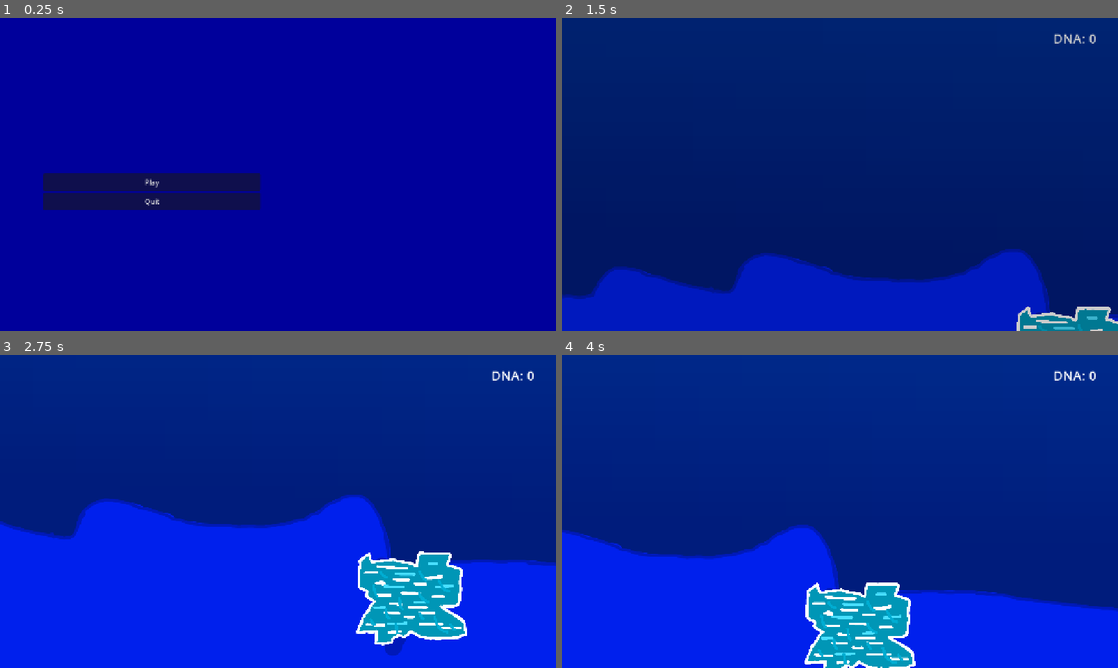
Above: before the commit, frames 1-4 (two rows, left to right).
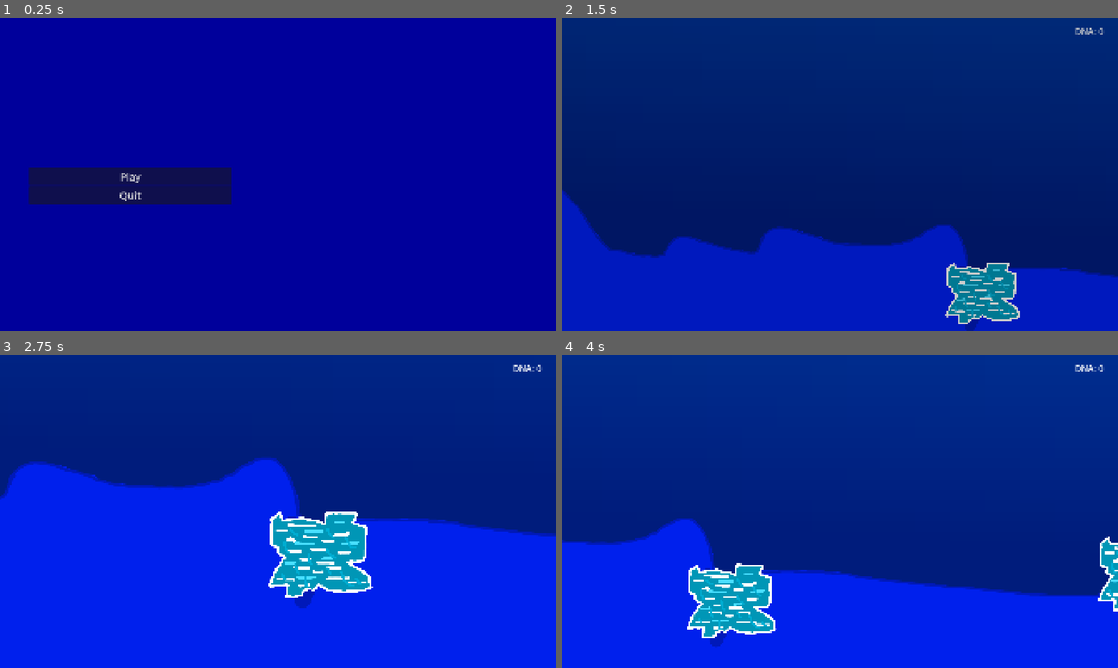
Above: after the commit, the same moments.

Repository: Lucasc0-Git/fishstem
Game: Godot game, scene res://scenes/ui/start_scene.tscn
The game is run twice, just before and just after one commit, with the same random seed, the same clock (stepped at 60 frames per second) and the same inputs.
Inputs (mouse positions are in pixels of both pictures, inside the frame that each line leads up to):
- Up to frame 1 (0.25 s): no input
- Up to frame 2 (1.5 s): click "Play" at 0.5 s; move the mouse to (962, 158) at 1.27 s; hold D (move_right) from 1.28 s (still down); hold Mouse wheel down (unzoom) from 1.28 s (still down); click (962, 158) at 1.42 s
- Up to frame 3 (2.75 s): tap Mouse wheel up (zoom) at 1.55, 2.1 s; move the mouse to (166, 527) at 2.02 s; release D (move_right) at 2.03 s; release Mouse wheel down (unzoom) at 2.03 s; hold S (move_down) from 2.03 s (still down); click (166, 527) at 2.3 s
- Up to frame 4 (4 s): move the mouse to (895, 442) at 2.77 s; release S (move_down) at 2.78 s; press the mouse at (895, 442) at 2.78 s; hold D (move_right) 2.78-3.53 s; tap Mouse wheel down (unzoom) at 3.05, 3.6 s; move the mouse to (812, 574) at 3.52 s; release the mouse at (812, 574) at 3.53 s; hold W (move_up) from 3.53 s (still down); click (812, 574) at 3.67 s; tap Mouse wheel up (zoom) at 3.8 s

The runs differ from the first frame. In frame 1, 2.5% of the frame differs, in the area x 5-47%, y 47-62%; in frame 2, 15%; in frame 3, 21%, in the area x 0-100%, y 3-96%; in frame 4, 14%.

Commit message:
Changed resolution to full HD

Diff:
--- a/project.godot
+++ b/project.godot
@@ -26,8 +26,8 @@
 
 [display]
 
-window/size/viewport_width=1280
-window/size/viewport_height=720
+window/size/viewport_width=1920
+window/size/viewport_height=1080
 window/stretch/mode="canvas_items"
 window/stretch/aspect="expand"
 
@@ -87,6 +87,11 @@
 "events": [Object(InputEventMouseButton,"resource_local_to_scene":false,"resource_name":"","device":-1,"window_id":0,"a …(259 unchanged characters)…
 ]
 }
+interact={
+"deadzone": 0.2,
+"events": [Object(InputEventMouseButton,"resource_local_to_scene":false,"resource_name":"","device":-1,"window_id":0,"alt_pressed":false,"shift_pressed":false,"ctrl_pressed":false,"meta_pressed":false,"button_mask":1,"position":Vector2(125, 19),"global_position":Vector2(134, 67),"factor":1.0,"button_index":1,"canceled":false,"pressed":true,"double_click":false,"script":null)
+]
+}
 
 [physics]
 
--- a/scenes/objects/GameObject.tscn
+++ b/scenes/objects/GameObject.tscn
@@ -10,3 +10,9 @@
 autoplay = "default"
 
 [node name="CollisionShape2D" type="CollisionShape2D" parent="." unique_id=2144402430]
+
+[node name="ClickArea" type="Area2D" parent="." unique_id=1910408838]
+
+[node name="CollisionShape2D" type="CollisionShape2D" parent="ClickArea" unique_id=1945367427]
+
+[connection signal="input_event" from="ClickArea" to="." method="_on_click_area_input_event"]
--- a/scenes/objects/ice.tscn
+++ b/scenes/objects/ice.tscn
@@ -18,6 +18,9 @@
 [sub_resource type="RectangleShape2D" id="RectangleShape2D_owwb1"]
 size = Vector2(334, 304)
 
+[sub_resource type="RectangleShape2D" id="RectangleShape2D_arn7s"]
+size = Vector2(488, 359)
+
 [node name="Ice" unique_id=405931296 instance=ExtResource("1_0ja4f")]
 z_index = 1
 script = ExtResource("2_owwb1")
@@ -28,3 +31,8 @@
 [node name="CollisionShape2D" parent="." index="1" unique_id=2144402430]
 position = Vector2(8, 37)
 shape = SubResource("RectangleShape2D_owwb1")
+
+[node name="CollisionShape2D" parent="ClickArea" parent_id_path=PackedInt32Array(1910408838) index="0" unique_id=1945367427]
+position = Vector2(0, 37.5)
+shape = SubResource("RectangleShape2D_arn7s")
+debug_color = Color(0.646248, 0.5031468, 0.36814457, 0.13725491)
--- a/scenes/ui/hud.tscn
+++ b/scenes/ui/hud.tscn
@@ -2,6 +2,7 @@
 
 [ext_resource type="Script" uid="uid://desyhk15fndx8" path="res://scripts/ui/hud.gd" id="1_0mwgc"]
 [ext_resource type="Script" uid="uid://dvpvv5bk36nw6" path="res://scripts/ui/pause_menu.gd" id="2_hqnrr"]
+[ext_resource type="Theme" uid="uid://dbtfoo2xn6vwi" path="res://themes/DefaultTheme.tres" id="3_bo48s"]
 
 [sub_resource type="LabelSettings" id="LabelSettings_2a8ad"]
 font_size = 30
@@ -19,6 +20,7 @@
 anchor_bottom = 1.0
 grow_horizontal = 2
 grow_vertical = 2
+mouse_filter = 2
 
 [node name="DNALabel" type="Label" parent="InGameHUD" unique_id=1663573216]
 unique_name_in_owner = true
@@ -38,17 +40,17 @@
 
 [node name="PauseMenu" type="Control" parent="." unique_id=215487416]
 process_mode = 3
-visible = false
 layout_mode = 3
 anchors_preset = 15
 anchor_right = 1.0
 anchor_bottom = 1.0
 grow_horizontal = 2
 grow_vertical = 2
+mouse_filter = 2
 script = ExtResource("2_hqnrr")
 
 [node name="VBoxContainer" type="VBoxContainer" parent="PauseMenu" unique_id=1631287638]
-custom_minimum_size = Vector2(400, 200)
+custom_minimum_size = Vector2(700, 200)
 layout_mode = 1
 anchors_preset = 8
 anchor_left = 0.5
@@ -61,6 +63,7 @@
 offset_bottom = 20.0
 grow_horizontal = 2
 grow_vertical = 2
+theme = ExtResource("3_bo48s")
 alignment = 1
 
 [node name="ResumeButton" type="Button" parent="PauseMenu/VBoxContainer" unique_id=82919188]
--- a/scenes/ui/start_scene.tscn
+++ b/scenes/ui/start_scene.tscn
@@ -1,6 +1,7 @@
 [gd_scene format=3 uid="uid://x1rji03jfewf"]
 
 [ext_resource type="Script" uid="uid://bjd6scsi6imme" path="res://scripts/ui/start_scene.gd" id="1_onmod"]
+[ext_resource type="Theme" uid="uid://dbtfoo2xn6vwi" path="res://themes/DefaultTheme.tres" id="2_24nho"]
 
 [node name="StartScene" type="CanvasLayer" unique_id=1611756808]
 process_mode = 3
@@ -16,7 +17,7 @@
 mouse_filter = 2
 
 [node name="VBoxContainer" type="VBoxContainer" parent="Control" unique_id=1521217711]
-custom_minimum_size = Vector2(500, 350)
+custom_minimum_size = Vector2(700, 400)
 layout_mode = 1
 anchors_preset = 4
 anchor_top = 0.5
@@ -29,20 +30,25 @@
 alignment = 1
 
 [node name="StartGameButton" type="Button" parent="Control/VBoxContainer" unique_id=39859894]
-custom_minimum_size = Vector2(0, 40)
+custom_minimum_size = Vector2(0, 60)
 layout_mode = 2
+theme = ExtResource("2_24nho")
 text = "Play"
 
 [node name="QuitButton" type="Button" parent="Control/VBoxContainer" unique_id=1577461001]
-custom_minimum_size = Vector2(0, 40)
+custom_minimum_size = Vector2(0, 60)
 layout_mode = 2
+theme = ExtResource("2_24nho")
 text = "Quit"
 
 [node name="ColorRect" type="ColorRect" parent="Control" unique_id=1517971748]
 z_index = -1
-layout_mode = 0
-offset_right = 1280.0
-offset_bottom = 720.0
+layout_mode = 1
+anchors_preset = 15
+anchor_right = 1.0
+anchor_bottom = 1.0
+grow_horizontal = 2
+grow_vertical = 2
 mouse_filter = 2
 color = Color(1.92523e-06, 0, 0.6081046, 1)
 
--- a/scripts/objects/object.gd
+++ b/scripts/objects/object.gd
@@ -1,2 +1,19 @@
 extends Node2D
 class_name GameObject
+
+signal interacted()
+
+@export var starts_minigame: bool = false
+@export var minigame_scene: PackedScene = null
+@export var difficulty_config: Dictionary = {}
+
+func _ready() -> void:
+	interacted.connect(_on_interacted)
+
+func _on_click_area_input_event(_viewport: Node, event: InputEvent, _shape_idx: int) -> void:
+	if event.is_action_pressed("interact"):
+		interacted.emit()
+
+func _on_interacted() -> void:
+	print("interacted")
+	if not starts_minigame: return
--- a/scripts/player/player.gd
+++ b/scripts/player/player.gd
@@ -1,7 +1,10 @@
 extends Node2D
 class_name Player
 
-@export var move_speed: float = 350
+@export var move_speed: float = 700
+
+@onready var camera: Camera2D = $Camera2D
+
 
 var input_dir: Vector2 = Vector2.ZERO
 
@@ -12,9 +15,18 @@
 	input_dir = Input.get_vector("move_left", "move_right", "move_up", "move_down")
 
 func _physics_process(delta: float) -> void:
-	global_position += input_dir.normalized() * move_speed * delta
+	global_position += input_dir.normalized() * (move_speed / camera.zoom.x) * delta
 
 
 
-func _input(_event: InputEvent) -> void:
-	pass
+func _input(event: InputEvent) -> void:
+
+	if event.is_action_pressed("zoom"):
+		camera.zoom += Vector2(0.2, 0.2)
+		if camera.zoom >= Vector2(4, 4):
+			camera.zoom = Vector2(4, 4)
+
+	elif event.is_action_pressed("unzoom"):
+		camera.zoom -= Vector2(0.2, 0.2)
+		if camera.zoom <= Vector2(1, 1):
+			camera.zoom = Vector2(1, 1)
--- a/scripts/ui/pause_menu.gd
+++ b/scripts/ui/pause_menu.gd
@@ -6,9 +6,9 @@
 func _ready() -> void:
 	visible = false
 
-func _process(_delta: float) -> void:
+func _unhandled_input(event: InputEvent) -> void:
 
-	if Input.is_action_just_pressed("pause"):
+	if event.is_action_pressed("pause"):
 		pause_game()
 
 func pause_game() -> void:
--- /dev/null
+++ b/themes/DefaultTheme.tres
@@ -0,0 +1,4 @@
+[gd_resource type="Theme" format=3 uid="uid://dbtfoo2xn6vwi"]
+
+[resource]
+Button/font_sizes/font_size = 35
